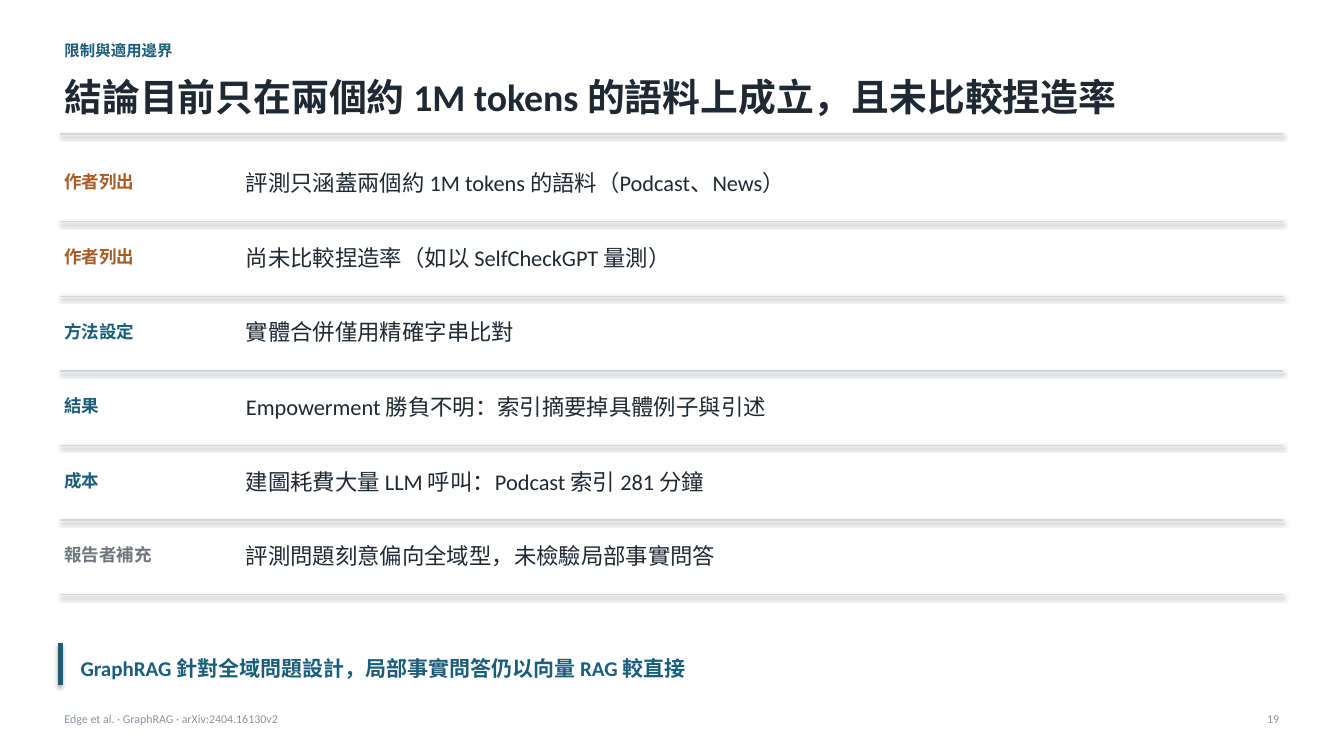
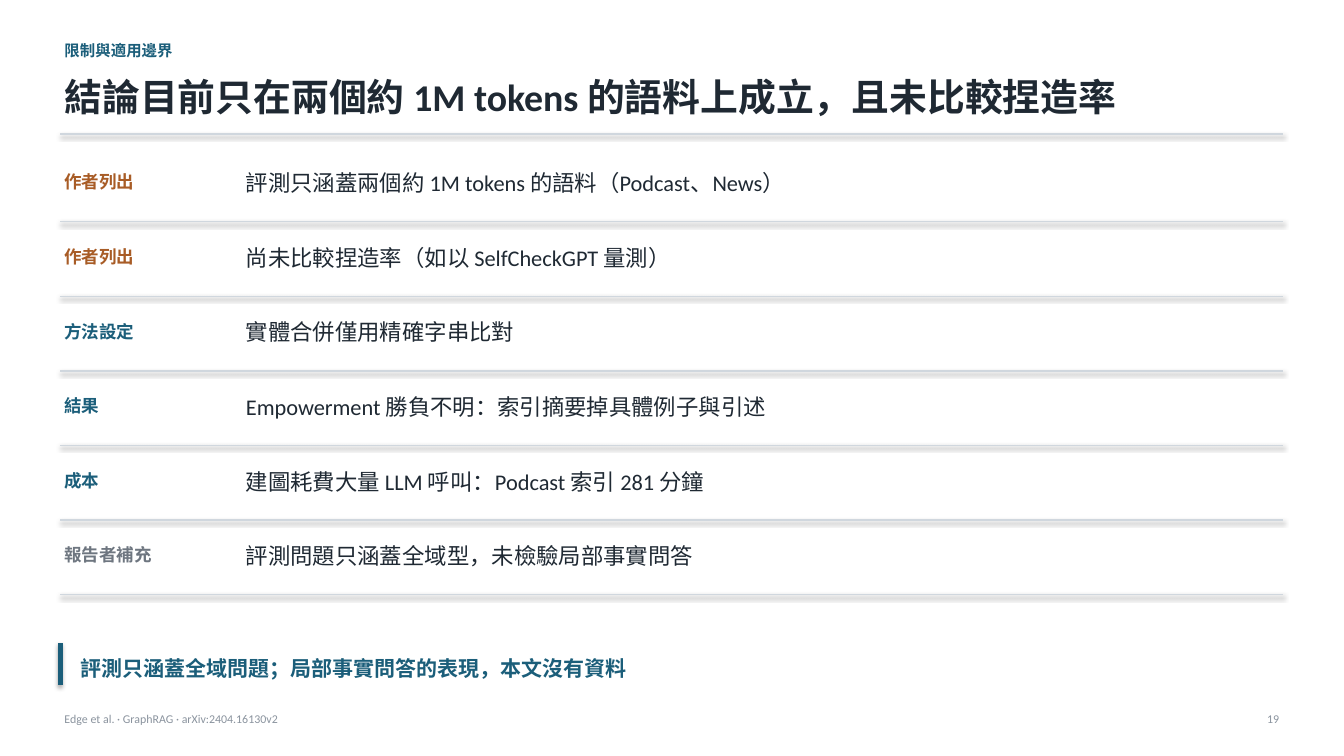
Before and after one commit to Moris-Zhan/CV-RAG-LLM-Papers, a slide deck: slide 19 of RAG/2024_GraphRAG/slides_zh-TW.pptx. Drawn at 1344x756 pixels with LibreOffice and Linux fonts; fonts in the diff are those of the drawing. Boxes give left, top, right and bottom in pixels: in the first picture for what was removed or moved away, otherwise in the second. Text is boxed around its words. In the diff, an @@ line names an element or a change of style, - is before the commit and + after.

```diff
--- a/RAG/2024_GraphRAG/slides_zh-TW.pptx
+++ b/RAG/2024_GraphRAG/slides_zh-TW.pptx
@@ text at [246,545,693,566]: text changed @@
-評測問題刻意偏向全域型，未檢驗局部事實問答
+評測問題只涵蓋全域型，未檢驗局部事實問答
@@ text at [81,658,627,680]: text changed @@
-GraphRAG 針對全域問題設計，局部事實問答仍以向量 RAG 較直接
+評測只涵蓋全域問題；局部事實問答的表現，本文沒有資料
```
Also in this commit, not shown: 14 other slides changed, 2 slides added, 14 other files.
